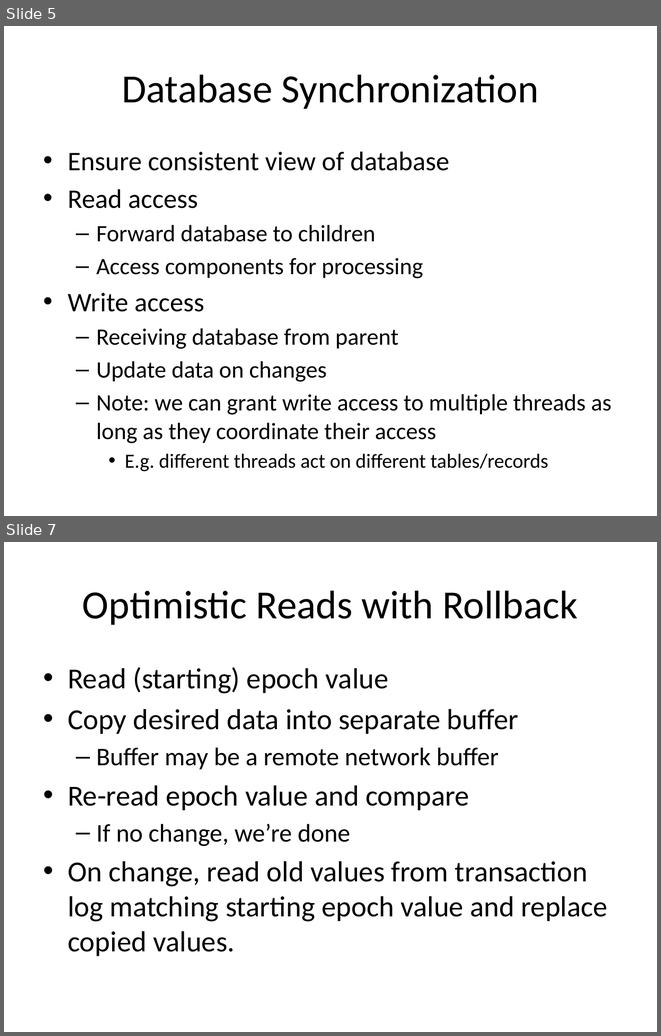
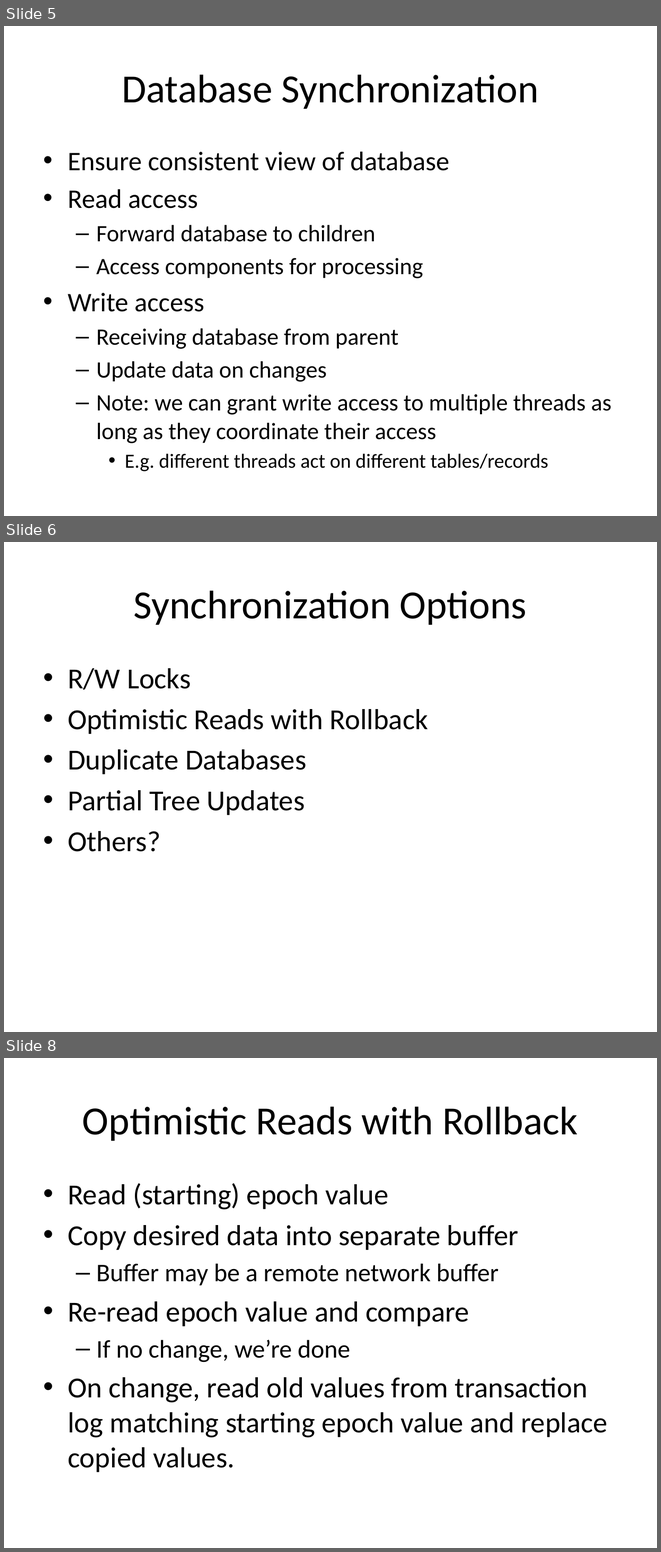
Before and after one commit to hnrose/ibssa2, a slide deck: design-docs/ssa_db.pptx. Shown one above the other, each under a label of ours: slides 5 and 7 before the commit, slides 5, 6 and 8 after it; the slides between them are not shown. The pictures are 661x1036 and 661x1552 pixels, drawn with LibreOffice and Linux fonts; fonts in the diff are those of the drawing. Boxes give left, top, right and bottom in pixels: in the first picture for what was removed or moved away, otherwise in the second. Text is boxed around its words. In the diff, an @@ line names an element or a change of style, - is before the commit and + after.

```diff
--- a/design-docs/ssa_db.pptx
+++ b/design-docs/ssa_db.pptx
@@ slide 6 added at (x1=4, y1=542, x2=657, y2=1032), background #FFFFFF @@
@@ title added at (x1=134, y1=590, x2=527, y2=625), 44 pt, text #000000 @@
+Synchronization Options
@@ text added at (x1=68, y1=668, x2=429, y2=852), 32 pt, text #000000 @@
+• R/W Locks
+• Optimistic Reads with Rollback
+• Duplicate Databases
+• Partial Tree Updates
+• Others?
@@ what was slide 7 is now slide 8 @@
```
Also in this commit, not shown: 2 slides changed, 2 other slides added.
